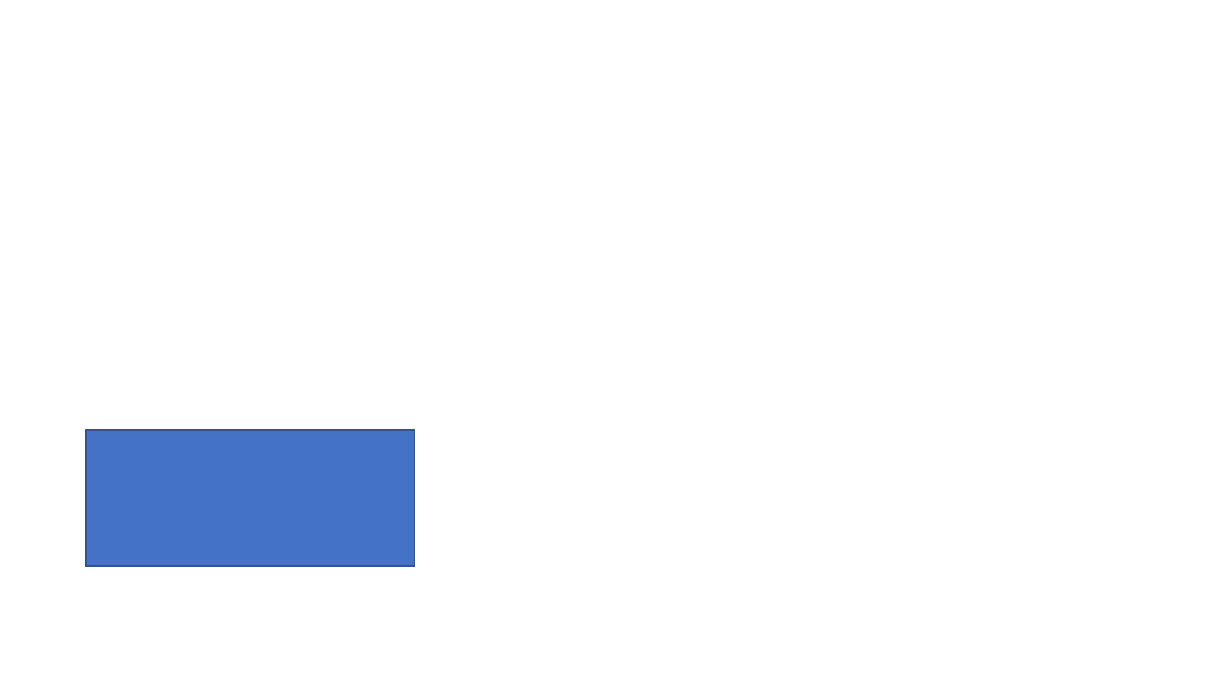
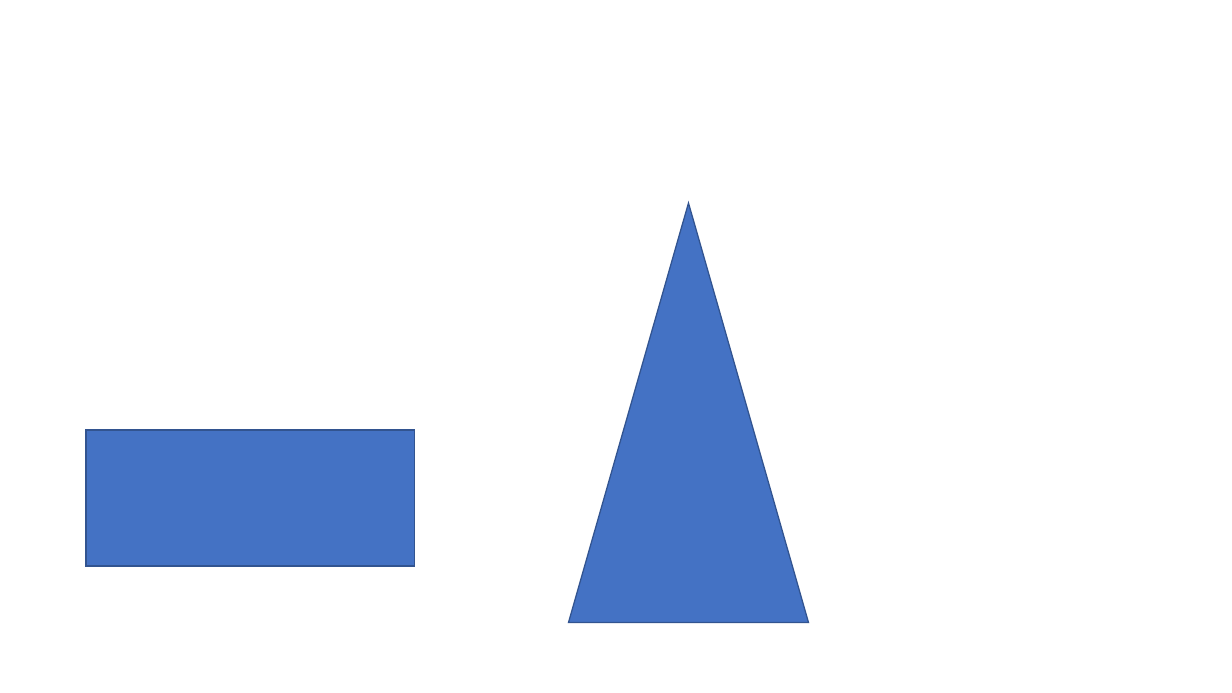
Before and after one commit to DiegoRocha1369/1TSCG-EXEMPLOgit-2024, a slide deck: slide 1 of PastaDocumentosProjeto/ModeloRelacional.pptx. Drawn at 1232x693 pixels with LibreOffice and Linux fonts; fonts in the diff are those of the drawing. Boxes give left, top, right and bottom in pixels: in the first picture for what was removed or moved away, otherwise in the second. Text is boxed around its words. In the diff, an @@ line names an element or a change of style, - is before the commit and + after.

Commit message:
2 versão

```diff
--- a/PastaDocumentosProjeto/ModeloRelacional.pptx
+++ b/PastaDocumentosProjeto/ModeloRelacional.pptx
@@ triangle added at (568,203,809,623), fill #4472C4, outline #325491 1 pt @@
```
